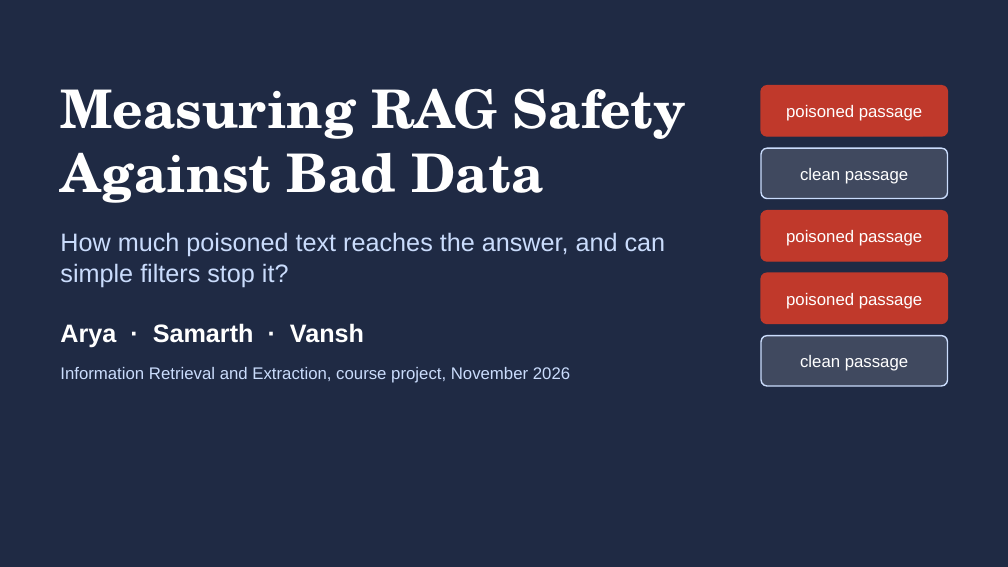
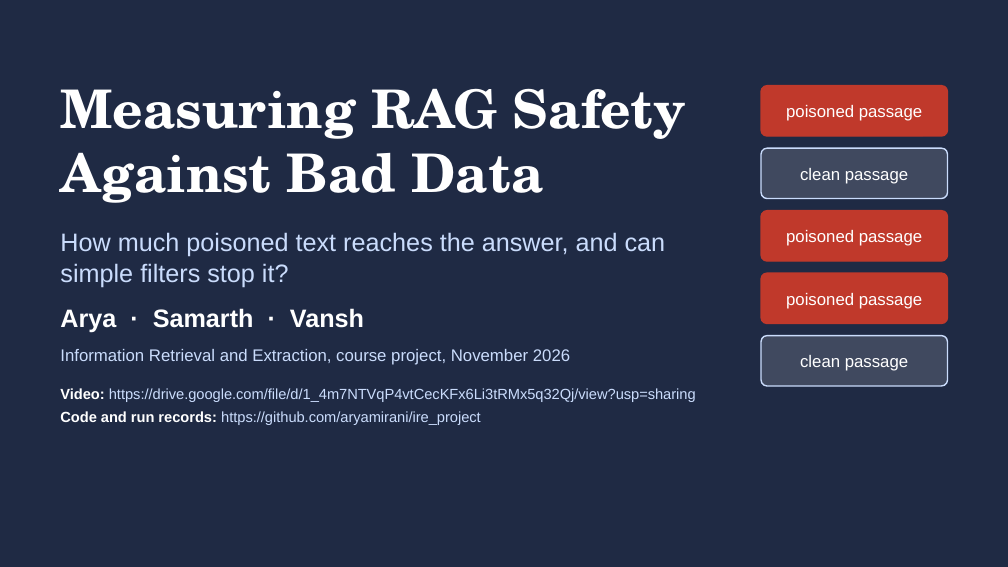
Before and after one commit to aryamirani/ire_project, a slide deck: slide 1 of docs/presentation/presentation.pptx. Drawn at 1008x567 pixels with LibreOffice and Linux fonts; fonts in the diff are those of the drawing. Boxes give left, top, right and bottom in pixels: in the first picture for what was removed or moved away, otherwise in the second. Text is boxed around its words. In the diff, an @@ line names an element or a change of style, - is before the commit and + after.

```diff
--- a/docs/presentation/presentation.pptx
+++ b/docs/presentation/presentation.pptx
@@ text "Arya · Samarth · Vansh": place and size @@
-text "Arya · Samarth · Vansh" at [60, 323, 364, 348]
+text "Arya · Samarth · Vansh" at [60, 308, 364, 333]
@@ text "Information Retrieval and Extraction, course ...": place and size @@
-text "Information Retrieval and Extraction, course ..." at [60, 367, 570, 383]
+text "Information Retrieval and Extraction, course ..." at [60, 349, 570, 365]
@@ text added at [60, 388, 696, 402], 10.5 pt, text #CADCFC @@
+Video: https://drive.google.com/file/d/1_4m7NTVqP4vtCecKFx6Li3tRMx5q32Qj/view?usp=sharing
@@ text added at [60, 411, 481, 425], 10.5 pt, text #CADCFC @@
+Code and run records: https://github.com/aryamirani/ire_project
```
Also in this commit, not shown: 4 other slides changed, 3 other files.
